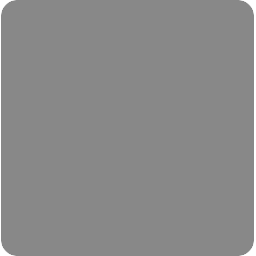
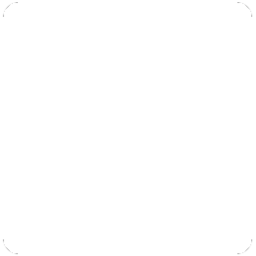
Revision of a layered w=256, h=256 image; what changed, layer by layer:
added layer "Transformation" above "Background" over [2, 2, 253, 255]
painted on "Background" over [1, 0, 254, 256]